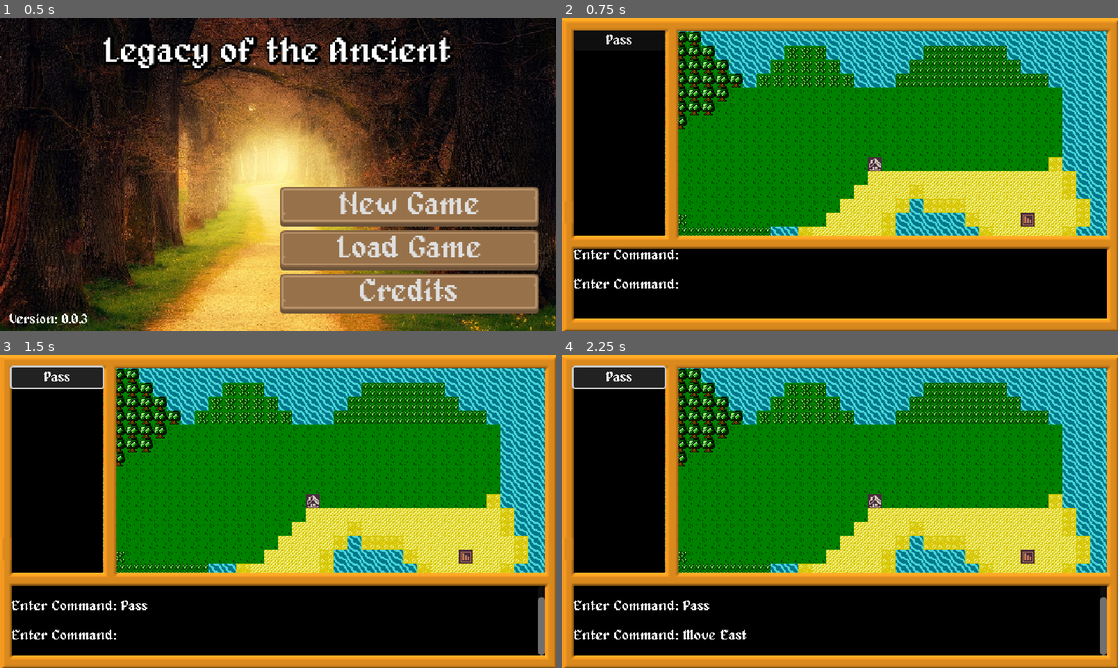
Above: before the commit, frames 1-4 (two rows, left to right).
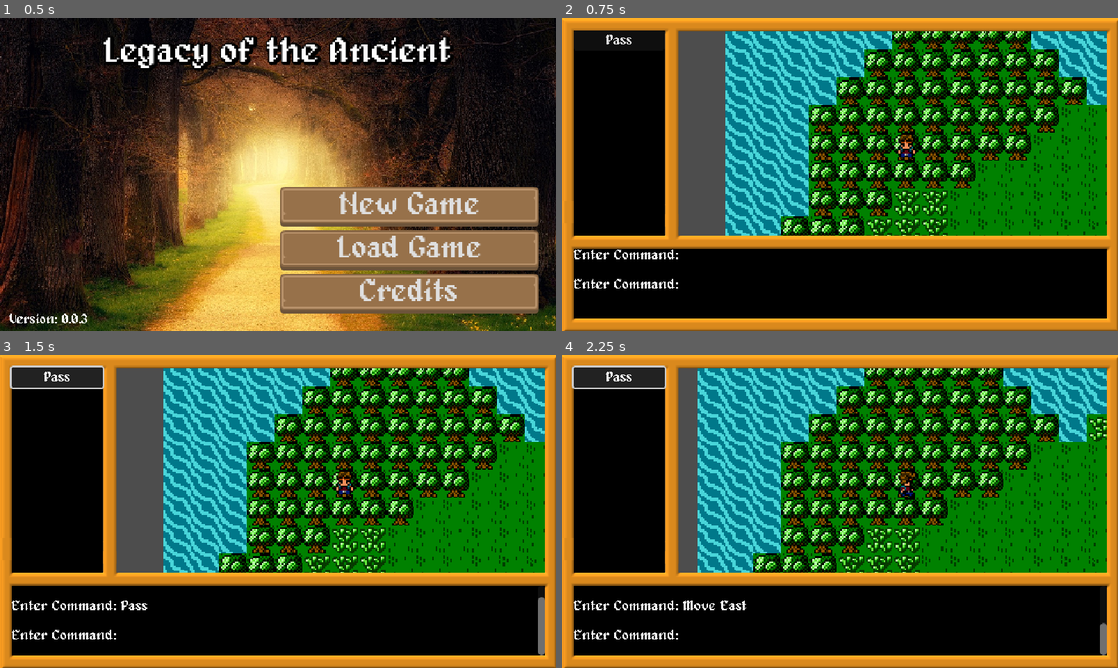
Above: after the commit, the same moments.

Repository: prabhudeba1111/Godot-RPG
Game: Godot game, scene res://scenes/ui/title_screen.tscn
Two runs of this game, one before a commit and one after it. Both use one fixed random seed, a clock stepped at 60 frames per second and the inputs below.
Inputs:
- Up to frame 1 (0.5 s): no input
- Up to frame 2 (0.75 s): click "New Game" at 0.5 s
- Up to frame 3 (1.5 s): click "Pass" at 1.25 s
- Up to frame 4 (2.25 s): tap Enter at 2 s; hold Right (ui_right) from 2.03 s (still down)

Frame 1 is identical in both runs. In frame 2, 43% of the frame differs, in the area x 18-98%, y 4-70%; in frame 3, 43%; in frame 4, 42%.

Commit message:
player movement and minor fixes

Diff:
--- a/Scenes/Game/Entities/mob.tscn
+++ b/Scenes/Game/Entities/mob.tscn
@@ -126,8 +126,11 @@
 "speed": 5.0
 }]
 
-[node name="Mob" type="Node2D"]
+[node name="Mob" type="Node2D" node_paths=PackedStringArray("animator", "collisionRay_1", "collisionRay_2")]
 script = ExtResource("1_epucs")
+animator = NodePath("AnimatedSprite2D")
+collisionRay_1 = NodePath("CollisionRayCast_1")
+collisionRay_2 = NodePath("CollisionRayCast_2")
 
 [node name="AnimatedSprite2D" type="AnimatedSprite2D" parent="."]
 position = Vector2(8, 8)
--- a/Scenes/Game/Entities/player.tscn
+++ b/Scenes/Game/Entities/player.tscn
@@ -5,3 +5,6 @@
 
 [node name="Player" instance=ExtResource("1_5omxp")]
 script = ExtResource("2_ej8la")
+
+[node name="Camera2D" type="Camera2D" parent="." index="3"]
+zoom = Vector2(2, 2)
--- a/Scenes/Game/Maps/world_map.tscn
+++ b/Scenes/Game/Maps/world_map.tscn
@@ -7,4 +7,5 @@
 tile_map_data = PackedByteArray("AAAAAAAAAAAEAAcAAAAAAAEAAAAEAAcAAAAAAAIAAAAEAAcAAAAAAAMAAAAEAAcAAAAAAAQAAAAEAAcAAAAAAA …(14640 unchanged characters)…
 tile_set = ExtResource("1_55m4u")
 script = ExtResource("2_hum72")
+default_player_start_position = Vector2i(80, 80)
 step_inrcement = 0.5
--- a/Scenes/Game/game_screen.tscn
+++ b/Scenes/Game/game_screen.tscn
@@ -9,18 +9,12 @@
 
 [node name="Game" type="Node" node_paths=PackedStringArray("map")]
 script = ExtResource("1_kye4h")
-map = NodePath("MapContainer")
+map = NodePath("UI/MapViewport/SubViewport/MapContainer")
 
 [node name="CommandProcessor" type="Timer" parent="."]
 wait_time = 5.0
 autostart = true
 script = ExtResource("2_3nf1g")
-
-[node name="MapContainer" type="Node" parent="." node_paths=PackedStringArray("entities")]
-script = ExtResource("3_2aihf")
-entities = NodePath("Entities")
-
-[node name="Entities" type="Node" parent="MapContainer"]
 
 [node name="UI" type="Control" parent="."]
 layout_mode = 3
@@ -84,6 +78,27 @@
 layout_mode = 2
 size_flags_horizontal = 3
 
+[node name="MapViewport" type="SubViewportContainer" parent="UI"]
+layout_mode = 0
+offset_left = 134.0
+offset_top = 15.0
+offset_right = 627.0
+offset_bottom = 250.0
+stretch = true
+
+[node name="SubViewport" type="SubViewport" parent="UI/MapViewport"]
+handle_input_locally = false
+canvas_item_default_texture_filter = 0
+size = Vector2i(493, 235)
+render_target_update_mode = 4
+
+[node name="MapContainer" type="Node" parent="UI/MapViewport/SubViewport" node_paths=PackedStringArray("entities")]
+script = ExtResource("3_2aihf")
+entities = NodePath("Entities")
+
+[node name="Entities" type="Node2D" parent="UI/MapViewport/SubViewport/MapContainer"]
+z_index = 1
+
 [connection signal="broadcast_command" from="CommandProcessor" to="UI/BottomDisplay" method="_on_command"]
 [connection signal="timeout" from="CommandProcessor" to="CommandProcessor" method="_on_timeout"]
 [connection signal="pressed" from="UI/LeftDisplay/Contents/CommandMenu/PassButton" to="." method="_on_pass_button_pressed"]
--- a/Scripts/Game/Commands/move_command.gd
+++ b/Scripts/Game/Commands/move_command.gd
@@ -9,7 +9,7 @@
 
 func execute() -> void:
 	CommandDispatcher.player_move.emit(direction)
-	command_processed.emit()
+	command_processed.emit(get_command_text())
 
 func get_direction() -> String:
 	return Map.Directions.keys()[direction]
--- a/Scripts/Game/Commands/pass_command.gd
+++ b/Scripts/Game/Commands/pass_command.gd
@@ -7,4 +7,4 @@
 
 
 func execute() -> void:
-	command_processed.emit(commandLabel)
+	command_processed.emit(get_command_text())
--- a/Scripts/Game/Entities/mob.gd
+++ b/Scripts/Game/Entities/mob.gd
@@ -1,8 +1,10 @@
 class_name Mob
 extends Node2D
 
+@export var animator : AnimatedSprite2D
 @export var collisionRay_1 :  RayCast2D
 @export var collisionRay_2 :  RayCast2D
+
 
 func update_raycasts(destination) -> void:
 	var direction = destination - position
@@ -24,3 +26,26 @@
 	collisionRay_1.force_raycast_update()
 	collisionRay_2.target_position = Vector2(direction)
 	collisionRay_2.force_raycast_update()
+
+
+func update_animation(direction) -> void:
+	var sequence
+
+	match direction:
+		Map.Directions.North:
+			sequence = "walk_up"
+		Map.Directions.East:
+			sequence = "walk_right"
+		Map.Directions.West:
+			sequence = "walk_left"
+		Map.Directions.South:
+			sequence = "walk_down"
+
+	if animator.animation != sequence:
+		animator.animation = sequence
+		animator.frame = 0
+	else:
+		if animator.frame == animator.sprite_frames.get_frame_count(animator.animation) - 1:
+			animator.frame = 0
+		else:
+			animator.frame += 1
--- a/Scripts/Game/Maps/map.gd
+++ b/Scripts/Game/Maps/map.gd
@@ -30,17 +30,17 @@
 
 	if player_can_move_to(newPos):
 		player.position = newPos
-		player.updateAnimation(direction)
+		player.update_animation(direction)
 
 
-func player_can_move_to(position :Vector2) -> bool:
+func player_can_move_to(pos :Vector2) -> bool:
 	return false
 
 
-func spawn_player_at_position(position, facing):
+func spawn_player_at_position(pos, facing):
 	var spawn_position :Vector2i
-	if position:
-		spawn_position = position
+	if pos:
+		spawn_position = pos
 	else:
 		spawn_position = default_player_start_position
 
--- a/Scripts/Game/Maps/map2d.gd
+++ b/Scripts/Game/Maps/map2d.gd
@@ -3,6 +3,8 @@
 
 func _ready() -> void:
 	print(get_terrain_data_for_tile(0, "TerrainType", 6, 6))
+
+	super._ready()
 
 
 func get_terrain_data_for_tile(layer, data, x, y):
@@ -14,9 +16,9 @@
 		return null
 
 
-func spawn_player_at_position(position, facing):
+func spawn_player_at_position(pos, facing):
 	player = load("res://Scenes/Game/Entities/player.tscn").instantiate()
 
-	super.spawn_player_at_position(position, facing)
+	super.spawn_player_at_position(pos, facing)
 
 	return player
--- a/Scripts/Game/Maps/map_container.gd
+++ b/Scripts/Game/Maps/map_container.gd
@@ -22,9 +22,8 @@
 	GameManager.currentMapPath = newMapPath
 	CommandDispatcher.wait_for_command.emit()
 
-
-func _unhandled_key_input(event: InputEvent) -> void:
-	var direction
+func _unhandled_key_input(_event: InputEvent) -> void:
+	var direction = null
 
 	if Input.is_action_pressed("ui_up"):
 		direction = Map.Directions.North
@@ -35,5 +34,5 @@
 	if Input.is_action_pressed("ui_down"):
 		direction = Map.Directions.South
 
-	if direction:
+	if direction != null:
 		CommandDispatcher.process_command.emit(MoveCommand.new(direction))
--- a/Scripts/Game/Maps/world_map.gd
+++ b/Scripts/Game/Maps/world_map.gd
@@ -2,17 +2,19 @@
 extends Map2d
 
 
-func player_can_move_to(position : Vector2) -> bool:
+func player_can_move_to(pos : Vector2) -> bool:
 	var tilesize = tile_set.tile_size.x
 	var cast_cell_1
 	var cast_cell_2
 
-	player.update_raycasts(position)
+	player.update_raycasts(pos)
 
-	cast_cell_1 = local_to_map(position + player.raycast_1.position)
-	cast_cell_2 = local_to_map(position + player.raycast_2.position)
+	cast_cell_1 = local_to_map(pos + player.collisionRay_1.position)
+	cast_cell_2 = local_to_map(pos + player.collisionRay_2.position)
 
-	if get_terrain_data_for_tile(0, "TerrainType", cast_cell_1.x, cast_cell_1.x) and get_terrain_data_for_tile(0, "TerrainType", cast_cell_1.x, cast_cell_1.x):
+	if (get_terrain_data_for_tile(0, "TerrainType", cast_cell_1.x, cast_cell_1.y) != "Ocean" and
+		get_terrain_data_for_tile(0, "TerrainType", cast_cell_2.x, cast_cell_2.y) != "Ocean"):
 		return true
 	else:
+		CommandDispatcher.display_message.emit("Your Path is Blocked.\n")
 		return false
--- a/scripts/autoloads/loader.gd
+++ b/scripts/autoloads/loader.gd
@@ -12,7 +12,7 @@
 	ResourceLoader.load_threaded_request(scenePath)
 	caller.queue_free()
 
-func _process(delta: float) -> void:
+func _process(_delta: float) -> void:
 	if scenePath:
 		var progress :Array[float] = []
 		var loaderStatus = ResourceLoader.load_threaded_get_status(scenePath, progress)
